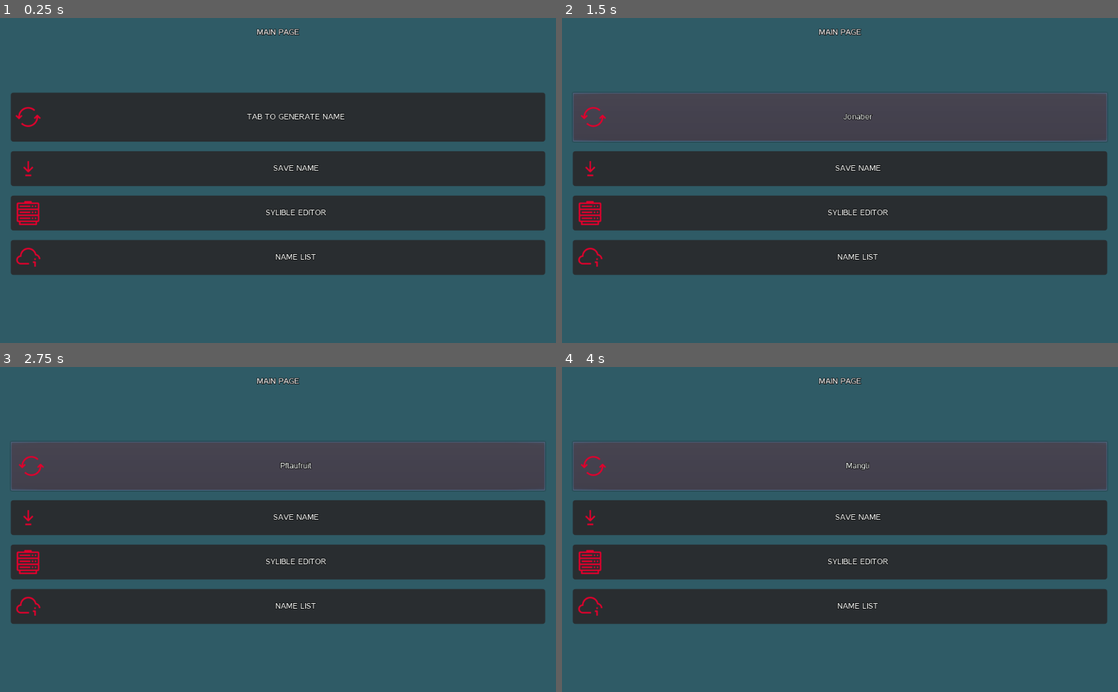
Above: before the commit, frames 1-4 (two rows, left to right).
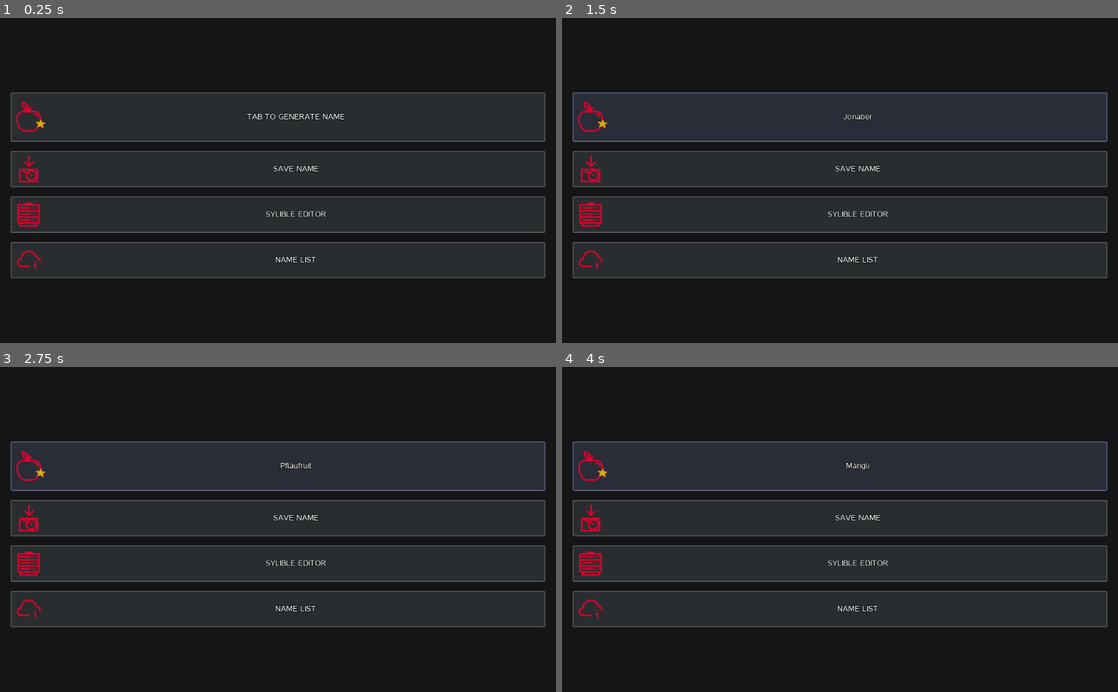
Above: after the commit, the same moments.

Repository: Deathking625/RandomFruitNameGenerator
Game: Godot game, scene res://Scenes/MainPage.tscn
Same seed, same stepped clock (60 frames per second), same inputs: the game is played once before the commit and once after it.
Inputs:
- Up to frame 1 (0.25 s): no input
- Up to frame 2 (1.5 s): click "TAB TO GENERATE NAME" at 0.5 s; click "Teeblatt" at 1.25 s
- Up to frame 3 (2.75 s): click "Jonaber" at 2 s
- Up to frame 4 (4 s): click "Pflaufruit" at 2.75 s; click "Graerbohne" at 3.5 s

The runs differ from the first frame. In frame 1, 57% of the frame differs, in the area x 0-100%, y 0-100%; in frame 2, 70%; in frame 3, 70%; in frame 4, 70%.

Commit message:
Restore

Diff:
--- a/Scenes/Editor.tscn
+++ b/Scenes/Editor.tscn
@@ -1,11 +1,17 @@
-[gd_scene format=2]
+[gd_scene load_steps=2 format=2]
 
-[node name="Control" type="Control"]
+[ext_resource path="res://theme/DarkTheme.tres" type="Theme" id=3]
+
+[node name="Editor" type="Control"]
 anchor_right = 1.0
 anchor_bottom = 1.0
+theme = ExtResource( 3 )
 
-[node name="WindowDialog" type="WindowDialog" parent="."]
-visible = true
-anchor_right = 0.085
-margin_right = -39.04
-margin_bottom = 40.0
+[node name="HBoxContainer" type="HBoxContainer" parent="."]
+anchor_right = 1.0
+anchor_bottom = 1.0
+margin_left = 20.0
+margin_top = 20.0
+margin_right = -20.0
+margin_bottom = -20.0
+rect_pivot_offset = Vector2( -312, -70 )
--- a/Scenes/MainPage.tscn
+++ b/Scenes/MainPage.tscn
@@ -2,8 +2,8 @@
 
 [ext_resource path="res://Icons64x64/Cloud_Info.png" type="Texture" id=1]
 [ext_resource path="res://Scripts/MainPage.gd" type="Script" id=2]
-[ext_resource path="res://Icons64x64/Process.png" type="Texture" id=3]
-[ext_resource path="res://Icons64x64/Download.png" type="Texture" id=4]
+[ext_resource path="res://Icons/Save.png" type="Texture" id=3]
+[ext_resource path="res://Icons/New.png" type="Texture" id=4]
 [ext_resource path="res://Icons64x64/Server2.png" type="Texture" id=5]
 [ext_resource path="res://theme/DarkTheme.tres" type="Theme" id=6]
 
@@ -26,7 +26,6 @@
 margin_right = 984.0
 margin_bottom = 100.0
 rect_min_size = Vector2( 0, 100 )
-text = "MAIN PAGE"
 align = 1
 
 [node name="Space6" type="ColorRect" parent="VBoxContainer"]
@@ -42,7 +41,7 @@
 margin_bottom = 208.0
 rect_min_size = Vector2( 400, 90 )
 text = "TAB TO GENERATE NAME"
-icon = ExtResource( 3 )
+icon = ExtResource( 4 )
 clip_text = true
 
 [node name="Space5" type="ColorRect" parent="VBoxContainer"]
@@ -55,46 +54,46 @@
 [node name="SaveButton" type="Button" parent="VBoxContainer"]
 margin_top = 226.0
 margin_right = 984.0
-margin_bottom = 290.0
+margin_bottom = 292.0
 rect_min_size = Vector2( 400, 50 )
 theme = ExtResource( 6 )
 text = "SAVE NAME"
-icon = ExtResource( 4 )
+icon = ExtResource( 3 )
 
 [node name="Space4" type="ColorRect" parent="VBoxContainer"]
-margin_top = 294.0
+margin_top = 296.0
 margin_right = 984.0
-margin_bottom = 304.0
+margin_bottom = 306.0
 rect_min_size = Vector2( 0, 10 )
 color = Color( 1, 1, 1, 0 )
 
 [node name="SilibleEditorButton" type="Button" parent="VBoxContainer"]
-margin_top = 308.0
+margin_top = 310.0
 margin_right = 984.0
-margin_bottom = 372.0
+margin_bottom = 376.0
 rect_min_size = Vector2( 400, 50 )
 text = "SYLIBLE EDITOR"
 icon = ExtResource( 5 )
 
 [node name="Space3" type="ColorRect" parent="VBoxContainer"]
-margin_top = 376.0
+margin_top = 380.0
 margin_right = 984.0
-margin_bottom = 386.0
+margin_bottom = 390.0
 rect_min_size = Vector2( 0, 10 )
 color = Color( 1, 1, 1, 0 )
 
 [node name="NameListButton" type="Button" parent="VBoxContainer"]
-margin_top = 390.0
+margin_top = 394.0
 margin_right = 984.0
-margin_bottom = 454.0
+margin_bottom = 460.0
 rect_min_size = Vector2( 400, 50 )
 text = "NAME LIST"
 icon = ExtResource( 1 )
 
 [node name="Space" type="ColorRect" parent="VBoxContainer"]
-margin_top = 458.0
+margin_top = 464.0
 margin_right = 984.0
-margin_bottom = 608.0
+margin_bottom = 614.0
 rect_min_size = Vector2( 0, 150 )
 color = Color( 1, 1, 1, 0 )
 
--- /dev/null
+++ b/Scenes/styleboxflatButtonFocus.tres
@@ -0,0 +1,13 @@
+[gd_resource type="StyleBoxFlat" format=2]
+
+[resource]
+bg_color = Color( 0.164706, 0.180392, 0.219608, 1 )
+border_width_left = 1
+border_width_top = 1
+border_width_right = 1
+border_width_bottom = 1
+border_color = Color( 0.533333, 0.533333, 0.737255, 1 )
+corner_radius_top_left = 2
+corner_radius_top_right = 2
+corner_radius_bottom_right = 2
+corner_radius_bottom_left = 2
--- /dev/null
+++ b/Scenes/styleboxflatButtonHover.tres
@@ -0,0 +1,13 @@
+[gd_resource type="StyleBoxFlat" format=2]
+
+[resource]
+bg_color = Color( 0.207843, 0.223529, 0.239216, 1 )
+border_width_left = 1
+border_width_top = 1
+border_width_right = 1
+border_width_bottom = 1
+border_color = Color( 0.533333, 0.533333, 0.533333, 1 )
+corner_radius_top_left = 2
+corner_radius_top_right = 2
+corner_radius_bottom_right = 2
+corner_radius_bottom_left = 2
--- /dev/null
+++ b/Scenes/styleboxflatButtonNormal.tres
@@ -0,0 +1,13 @@
+[gd_resource type="StyleBoxFlat" format=2]
+
+[resource]
+bg_color = Color( 0.164706, 0.180392, 0.192157, 1 )
+border_width_left = 1
+border_width_top = 1
+border_width_right = 1
+border_width_bottom = 1
+border_color = Color( 0.533333, 0.533333, 0.533333, 1 )
+corner_radius_top_left = 2
+corner_radius_top_right = 2
+corner_radius_bottom_right = 2
+corner_radius_bottom_left = 2
--- a/project.godot
+++ b/project.godot
@@ -69,5 +69,5 @@
 
 [rendering]
 
-environment/default_clear_color=Color( 0.188235, 0.360784, 0.403922, 1 )
+environment/default_clear_color=Color( 0.0862745, 0.0862745, 0.0941176, 1 )
 environment/default_environment="res://default_env.tres"
--- a/theme/DarkTheme.tres
+++ b/theme/DarkTheme.tres
@@ -1,13 +1,9 @@
-[gd_resource type="Theme" load_steps=4 format=2]
+[gd_resource type="Theme" load_steps=6 format=2]
 
 [ext_resource path="res://theme/casper_dynamic_font.tres" type="DynamicFont" id=1]
-
-[sub_resource type="StyleBoxFlat" id=1]
-bg_color = Color( 0.164706, 0.180392, 0.192157, 1 )
-corner_radius_top_left = 5
-corner_radius_top_right = 5
-corner_radius_bottom_right = 5
-corner_radius_bottom_left = 5
+[ext_resource path="res://Scenes/styleboxflatButtonNormal.tres" type="StyleBox" id=2]
+[ext_resource path="res://Scenes/styleboxflatButtonHover.tres" type="StyleBox" id=3]
+[ext_resource path="res://Scenes/styleboxflatButtonFocus.tres" type="StyleBox" id=4]
 
 [sub_resource type="StyleBoxFlat" id=2]
 bg_color = Color( 0.258824, 0.203922, 0.203922, 1 )
@@ -20,5 +16,7 @@
 Button/colors/font_color_hover = Color( 0.94902, 0.960784, 0.956863, 1 )
 Button/colors/font_color_pressed = Color( 0.94902, 0.960784, 0.956863, 1 )
 Button/constants/hseparation = 2
-Button/styles/normal = SubResource( 1 )
+Button/styles/focus = ExtResource( 4 )
+Button/styles/hover = ExtResource( 3 )
+Button/styles/normal = ExtResource( 2 )
 WindowDialog/styles/panel = SubResource( 2 )
Binary file added: Icons/New.png
Not shown, added: Icons/New.png.import
Binary file added: Icons/Save.png
Not shown, added: Icons/Save.png.import
